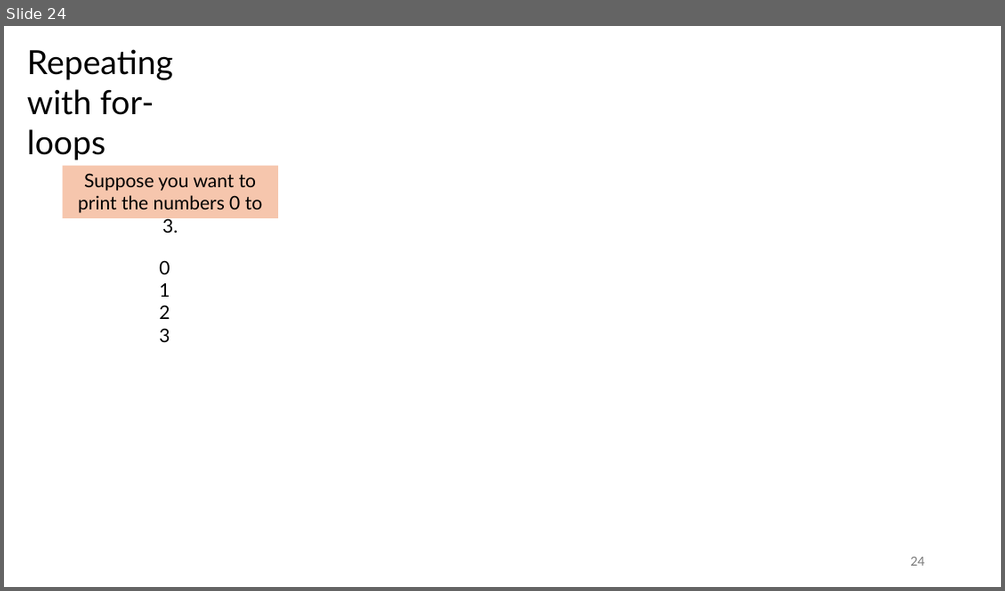
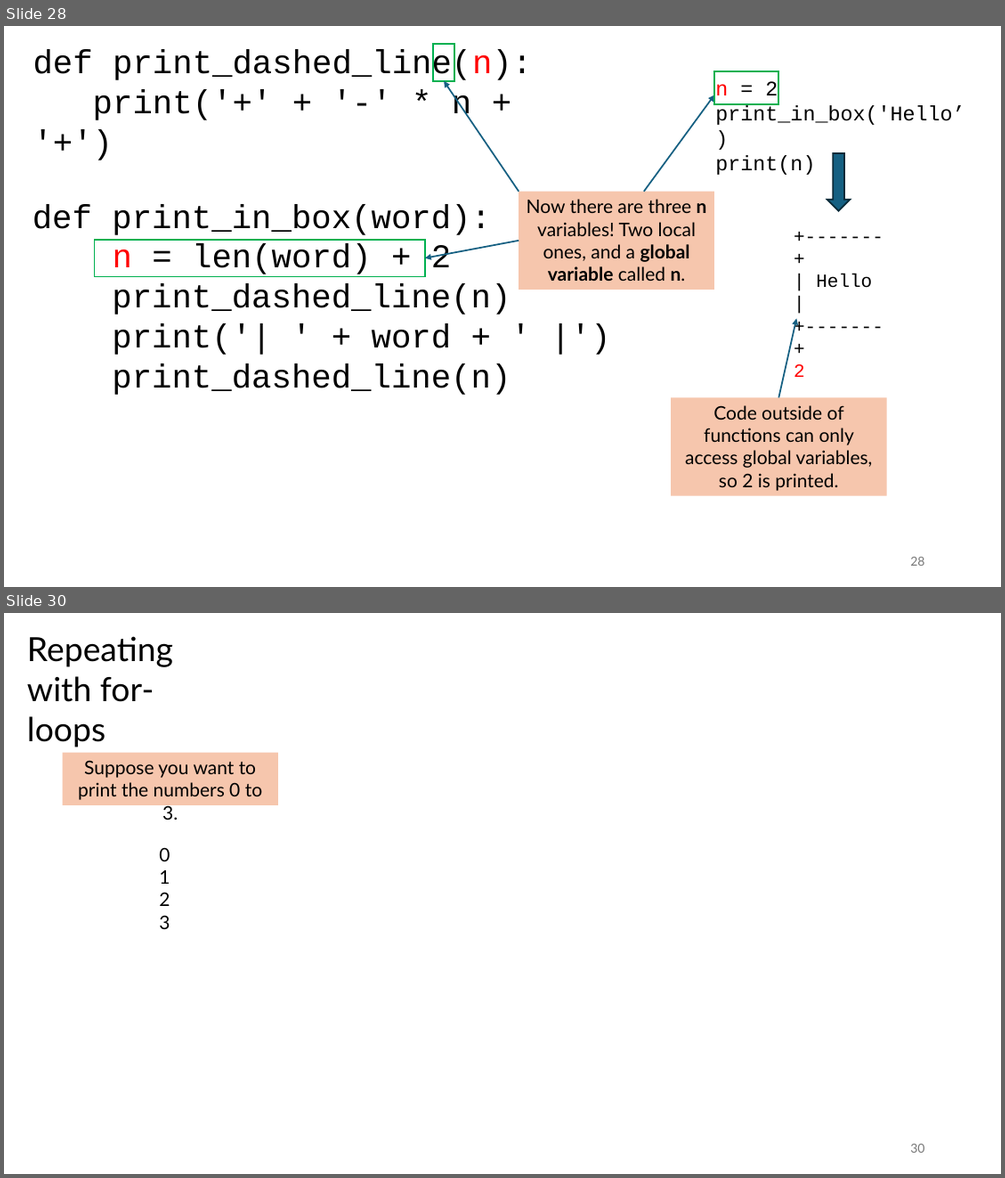
Before and after one commit to tjd1234/cmpt120fall2024, a slide deck: lecture_notes/chapter3/chapter3.pptx. Shown one above the other, each under a label of ours: slide 24 before the commit, slides 28 and 30 after it; the slides between them are not shown. The pictures are 1005x591 and 1005x1178 pixels, drawn with LibreOffice and Linux fonts; fonts in the diff are those of the drawing. Boxes give left, top, right and bottom in pixels: in the first picture for what was removed or moved away, otherwise in the second. Text is boxed around its words. In the diff, an @@ line names an element or a change of style, - is before the commit and + after.

```diff
--- a/lecture_notes/chapter3/chapter3.pptx
+++ b/lecture_notes/chapter3/chapter3.pptx
@@ slide 28 added at (4, 26, 1001, 587), background #FFFFFF @@
@@ text added at (33, 50, 532, 123), 32 pt, text #000000 @@
+def print_dashed_line(n):
+print('+' + '-' * n + '+')
@@ rectangle added at (433, 44, 455, 81), outline #00B050 1.5 pt @@
@@ rectangle added at (714, 71, 778, 104), outline #00B050 1.5 pt @@
@@ arrow added from (518, 192) to (444, 81), #156082 1.5 pt @@
@@ arrow added from (644, 192) to (714, 95), #156082 1.5 pt @@
@@ text added at (715, 81, 964, 175), 20 pt, text #000000 @@
+n = 2
+print_in_box('Hello’)
+print(n)
@@ down arrow added at (827, 153, 850, 211), fill #156082, outline #092A39 1.5 pt @@
@@ text added at (32, 204, 510, 394), 32 pt, text #000000 @@
+def print_in_box(word):
+n = len(word) + 2
+print_dashed_line(n)
+print('| ' + word + ' |')
+print_dashed_line(n)
@@ rectangle added at (518, 192, 714, 289), fill #F6C6AD, 18 pt, text #000000 @@
+Now there are three n variables! Two local ones, and a global variable called n.
@@ rectangle added at (95, 240, 425, 277), outline #00B050 1.5 pt @@
@@ arrow added from (518, 240) to (425, 257), #156082 1.5 pt @@
@@ text added at (793, 273, 872, 377), 18 pt, text #000000 @@
++-------+
+| Hello |
++-------+
+2
@@ arrow added from (778, 398) to (797, 319), #156082 1.5 pt @@
@@ rectangle added at (671, 398, 887, 496), fill #F6C6AD, 18 pt, text #000000 @@
+Code outside of functions can only access global variables, so 2 is printed.
@@ page number added at (910, 556, 924, 565), 12 pt, text #797979 @@
+28
@@ what was slide 24 is now slide 30 @@
@@ page number at (910, 1143, 924, 1152): text changed @@
-24
+30
```
Also in this commit, not shown: 17 slides changed, 13 other slides added, 1 slide removed, 5 other files.
